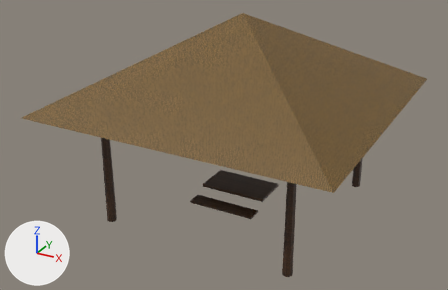
The OBJ model Models/palapa/palapa.obj, before and after one commit.
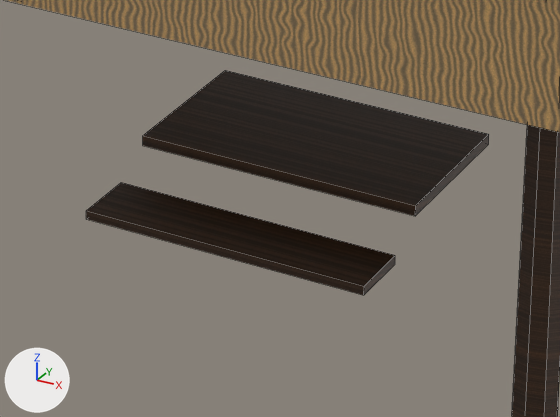
Old and new are each drawn whole from a 50 mm lens placed at (6.09, -11.9, 7.36), pointed at (-0.21, -0.45, 1.64) and again close up on the part from 38% to 66% of the width and 53% to 85% of the height. Lighting does not change. The marker at lower left points along +X, +Y and +Z. The first two pictures are the older version. The close-ups show mesh edges as thin lines. Where no turn or scale is listed for an object, it has been applied to the vertices.

The scene before the commit, as lines of its bpy script (objects in view):
```python
me_palapa = bpy.data.meshes.new('palapa')
me_palapa.from_pydata(...)  # 90 vertices, 60 faces; spans x -3.4..3.4, y -3.4..3.4, z 0.0..4.6
# faces by material slot: [8, 52]
me_palapa.materials.append(mat_palapa_paja)  # picture img_paja_png
me_palapa.materials.append(mat_palapa_madera)  # picture img_madera_png
ob_palapa = bpy.data.objects.new('palapa', me_palapa)
ob_palapa.location = (0.0, 0.0, 0.0)
```
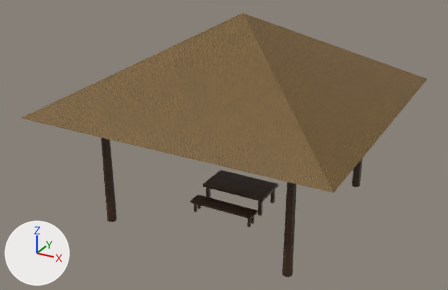
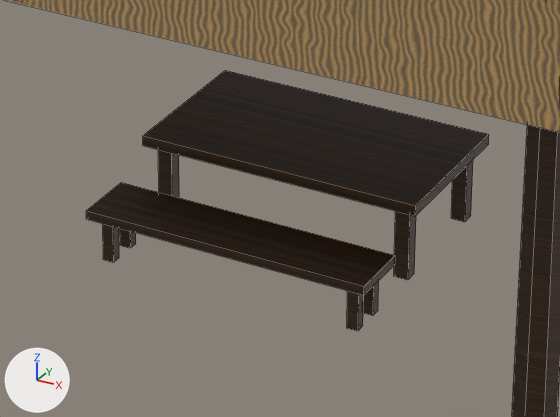
What the commit changed:
me_palapa is used by ob_palapa; location (0.0, 0.0, 0.0).
me_palapa had 90 vertices, 60 faces and spanned x -3.4..3.4, y -3.4..3.4, z 0.0..4.6.
me_palapa now has 154 vertices, 92 faces and spans x -3.4..3.4, y -3.4..3.4, z 0.0..4.6.
Part 1, on me_palapa:
32 vertices are added at x -0.74..0.68, y -0.96..0.39, z 0.0..0.42.
16 new vertices lie (0.08, 0.0, 0.0) away from vertices in x -0.74..0.66, y -0.39..0.39, z 0.0..0.42.
16 new vertices lie (0.06, 0.0, 0.0) away from vertices in x -0.74..0.68, y -0.96..-0.74, z 0.0..0.26.
32 new faces join them, mat_palapa_madera (picture img_madera_png).

Where the change shows, as pixel boxes [x1, y1, x2, y2] in the close-ups (560 x 417 px):
part 1 of me_palapa, added
    after: [103, 150, 473, 331]
